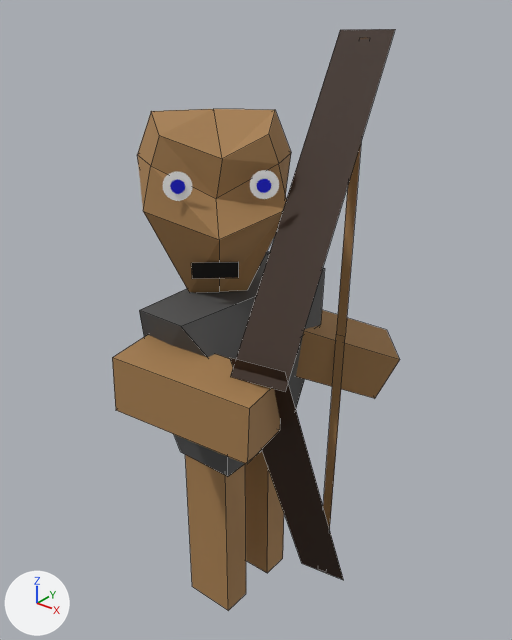
Two versions of the OBJ model King Of Kings Docs/Models/archer2f.obj, one commit apart.
Camera for both pictures: a 50 mm lens placed at (4.43, -5.71, 7.23), pointed at (0.0, -0.16, 3.8). The lights are fixed; the arrows at lower left show +X, +Y and +Z. Mesh edges are drawn as thin lines on the coarser meshes. Where no turn or scale is listed for an object, it has been applied to the vertices.
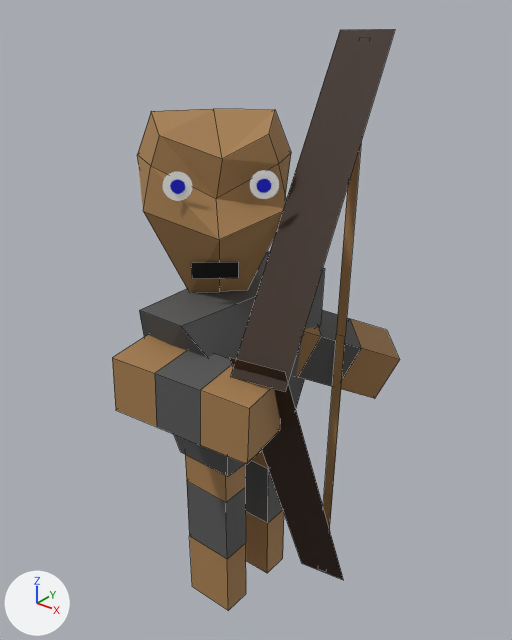
Changed parts and their boxes (x1, y1, x2, y2) in the pictures (512 x 640 px):
part 1 of me_cube_002, built on: (296, 310, 364, 386) in both
part 2 of me_cube_003, built on: (131, 349, 247, 464) in both
part 3 of me_cube_004, built on: (185, 455, 246, 577) in both
part 4 of me_cube_005, built on: (245, 457, 284, 563) in both

Edits to the bpy script that builds the scene:
```text
Change me_cube_002:
    where me_cube_002.from_pydata(...)  # 8 vertices, 6 faces; spans x -0.33..1.26, y -0.25..1.32, z 2.71..3.92
    verts and faces of me_cube_002; kept vertices keep their numbers, new ones are numbered from 8
    me_cube_002 part 1
    add delete_faces([(0, 4, 5, 1), (1, 5, 6, 2), (2, 6, 7, 3), (0, 3, 7, 4)])
    add for new, old in zip([8, 9, 10], [4, 6, 7]): verts[new] = verts[old] + (0.32, 0.35, -0.19)
    add verts[11] = (0.73, 0.45, 2.9)
    add verts[12] = (-0.01, 0.52, 3.18)
    add verts[13] = (0.31, 0.87, 2.99)
    add verts[14] = (0.52, 0.98, 3.54)  # pixel (349, 318)
    add verts[15] = (0.94, 0.55, 3.46)  # pixel (361, 348)
    add faces += [(0, 11, 13, 1), (1, 13, 14, 2), (2, 14, 15, 3), (0, 3, 15, 11), (4, 8, 10, 7), (6, 7, 10, 9)]  # mat_material_002 (brown #a87f50)
    add faces += [(5, 6, 9, 12), (4, 5, 12, 8)]  # mat_material_002 (brown #a87f50)
    add faces += [(8, 11, 15, 10), (9, 10, 15, 14), (9, 14, 13, 12), (8, 12, 13, 11)]  # mat_material_008 (dark grey #585858)
    add me_cube_002.materials.append(mat_material_008)  # dark grey #585858
Change me_cube_003:
    where me_cube_003.from_pydata(...)  # 8 vertices, 6 faces; spans x -0.45..1.17, y -1.93..-1.11, z 3.29..3.97
    verts and faces of me_cube_003; kept vertices keep their numbers, new ones are numbered from 8
    me_cube_003 part 2
    add delete_faces([(0, 4, 5, 1), (1, 5, 6, 2), (2, 6, 7, 3), (0, 3, 7, 4)])
    add verts[8] = (0.58, -1.19, 3.92)
    add verts[9] = (0.08, -1.26, 3.95)
    add verts[10] = (0.05, -1.26, 3.34)
    add verts[11] = (0.55, -1.19, 3.32)
    add for new, old in zip([*range(12, 16)], [*range(8, 12)]): verts[new] = verts[old] + (0.08, -0.6, -0.01)
    add faces += [(0, 8, 12, 1), (1, 12, 15, 2), (2, 15, 11, 3), (0, 3, 11, 8), (4, 9, 10, 7), (6, 7, 10, 14)]  # mat_material_002 (brown #a87f50)
    add faces += [(5, 6, 14, 13), (4, 5, 13, 9)]  # mat_material_002 (brown #a87f50)
    add faces += [(8, 11, 10, 9), (10, 11, 15, 14), (12, 13, 14, 15), (8, 9, 13, 12)]  # mat_material_008 (dark grey #585858)
    add me_cube_003.materials.append(mat_material_008)  # dark grey #585858
Change me_cube_004:
    where me_cube_004.from_pydata(...)  # 8 vertices, 6 faces; spans x -0.41..0.2, y -0.96..-0.62, z 0.17..2.71
    verts and faces of me_cube_004; kept vertices keep their numbers, new ones are numbered from 8
    me_cube_004 part 3
    add delete_faces([(0, 4, 5, 1), (1, 5, 6, 2), (2, 6, 7, 3), (0, 3, 7, 4)])
    add for new, old in zip([*range(8, 12)], [*range(0, 4)]): verts[new] = verts[old] + (0.0, 0.0, 0.84)
    add for new, old in zip([*range(12, 16)], [*range(4, 8)]): verts[new] = verts[old] + (0.0, 0.0, -0.85)
    add faces += [(0, 8, 9, 1), (1, 9, 10, 2), (2, 10, 11, 3), (0, 3, 11, 8), (4, 12, 15, 7), (6, 7, 15, 14)]  # mat_material_002 (brown #a87f50)
    add faces += [(5, 6, 14, 13), (4, 5, 13, 12)]  # mat_material_002 (brown #a87f50)
    add faces += [(8, 11, 15, 12), (10, 14, 15, 11), (9, 13, 14, 10), (8, 12, 13, 9)]  # mat_material_008 (dark grey #585858)
    add me_cube_004.materials.append(mat_material_008)  # dark grey #585858
Change me_cube_005:
    where me_cube_005.from_pydata(...)  # 8 vertices, 6 faces; spans x -0.41..0.2, y -0.18..0.16, z 0.17..2.71
    verts and faces of me_cube_005; kept vertices keep their numbers, new ones are numbered from 8
    me_cube_005 part 4
    add delete_faces([(0, 4, 5, 1), (1, 5, 6, 2), (2, 6, 7, 3), (0, 3, 7, 4)])
    add for new, old in zip([*range(8, 12)], [*range(0, 4)]): verts[new] = verts[old] + (0.0, 0.0, 0.84)
    add for new, old in zip([*range(12, 16)], [*range(4, 8)]): verts[new] = verts[old] + (0.0, 0.0, -0.85)
    add faces += [(0, 8, 9, 1), (1, 9, 10, 2), (2, 10, 11, 3), (0, 3, 11, 8), (4, 12, 15, 7), (6, 7, 15, 14)]  # mat_material_002 (brown #a87f50)
    add faces += [(5, 6, 14, 13), (4, 5, 13, 12)]  # mat_material_002 (brown #a87f50)
    add faces += [(8, 11, 15, 12), (10, 14, 15, 11), (9, 13, 14, 10), (8, 12, 13, 9)]  # mat_material_008 (dark grey #585858)
    add me_cube_005.materials.append(mat_material_008)  # dark grey #585858
```
